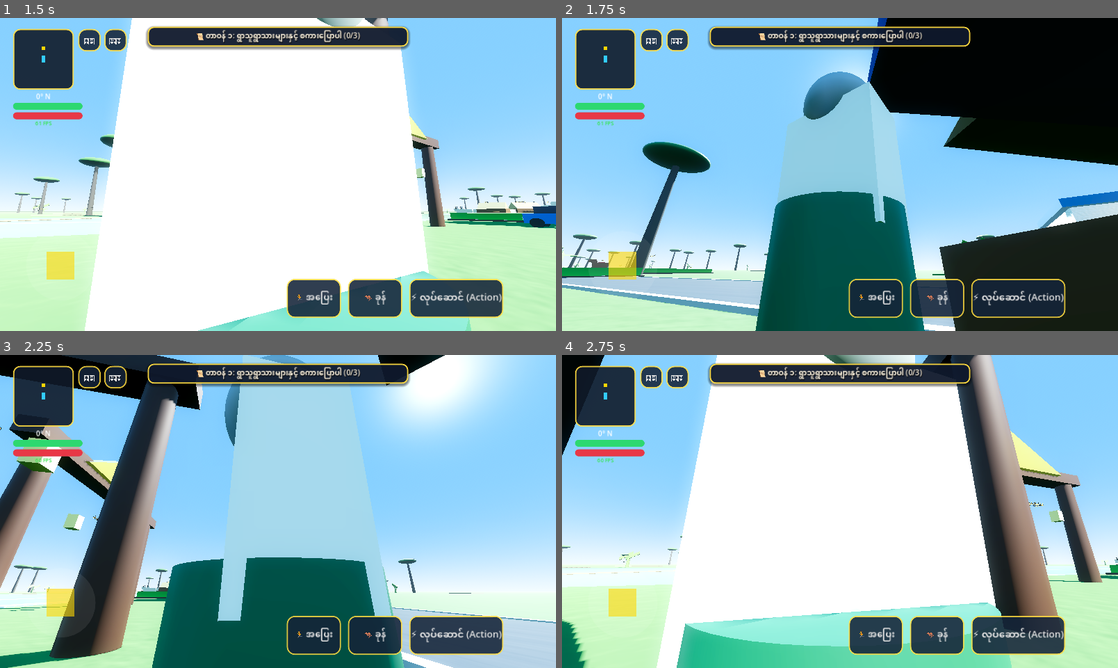
Above: before the commit, frames 1-4 (two rows, left to right).
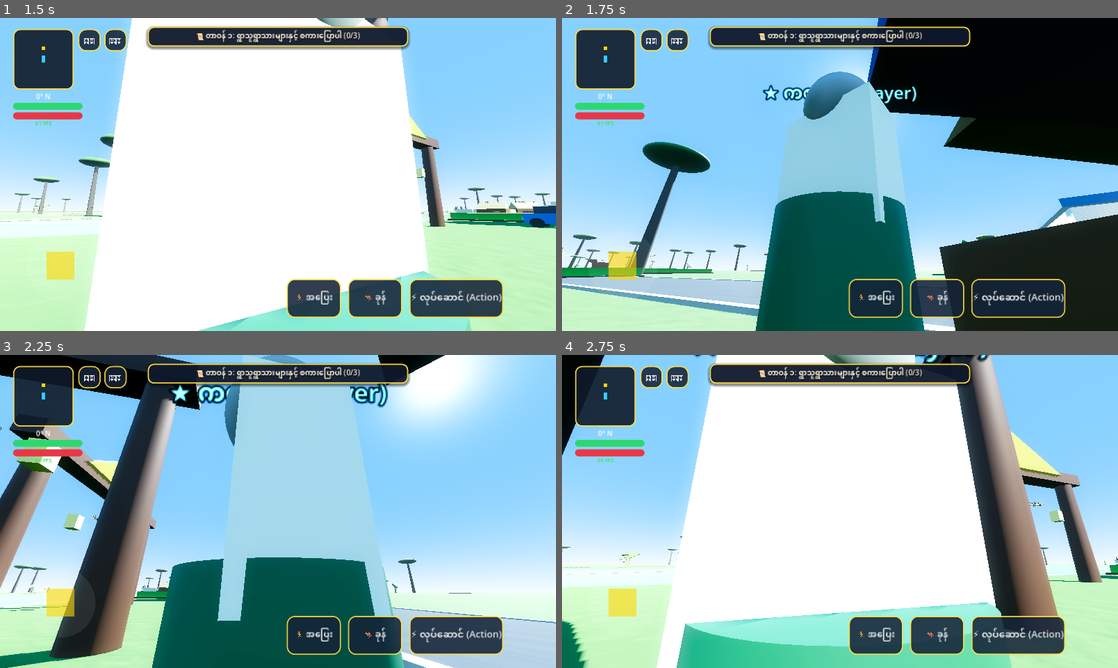
Above: after the commit, the same moments.

Repository: sudohlaingwin/gta-open-world
Game: Godot game, scene res://scenes/main_menu.tscn
Same seed, same stepped clock (60 frames per second), same inputs: the game is played once before the commit and once after it.
Inputs (mouse positions are in pixels of both pictures, inside the frame that each line leads up to):
- Up to frame 1 (1.5 s): click "🎮 အသစ်စတင်မည် (New Game)" at 0.5 s; drag from (66, 274) to (333, 105) at 1.27 s
- Up to frame 2 (1.75 s): no input
- Up to frame 3 (2.25 s): drag from (444, 558) to (250, 574) at 2.02 s
- Up to frame 4 (2.75 s): no input

Frame 1 is identical in both runs. In frame 2, 0.4% of the frame differs, in the area x 36-64%, y 21-28%; in frame 3, 0.8%, in the area x 30-70%, y 9-17%; in frame 4, 0.2%.

Commit message:
Slice 218: Player Avatar 3D Tactical Nameplate & Identity Overhaul

Diff:
--- a/scenes/player.tscn
+++ b/scenes/player.tscn
@@ -67,6 +67,14 @@
 mesh = SubResource("CylinderMesh_longyi")
 surface_material_override/0 = SubResource("StandardMaterial3D_longyi")
 
+[node name="PlayerNameplate" type="Label3D" parent="."]
+transform = Transform3D(1, 0, 0, 0, 1, 0, 0, 0, 1, 0, 2.15, 0)
+billboard = 1
+text = "★ ကစားသူ (Player)"
+font_size = 28
+outline_size = 8
+modulate = Color(0.25, 0.90, 1.0, 1)
+
 [node name="CameraPivot" type="Node3D" parent="."]
 transform = Transform3D(1, 0, 0, 0, 1, 0, 0, 0, 1, 0, 1.45, 0)
 script = ExtResource("2_cam")
Not shown, changed: COLLAB.md
